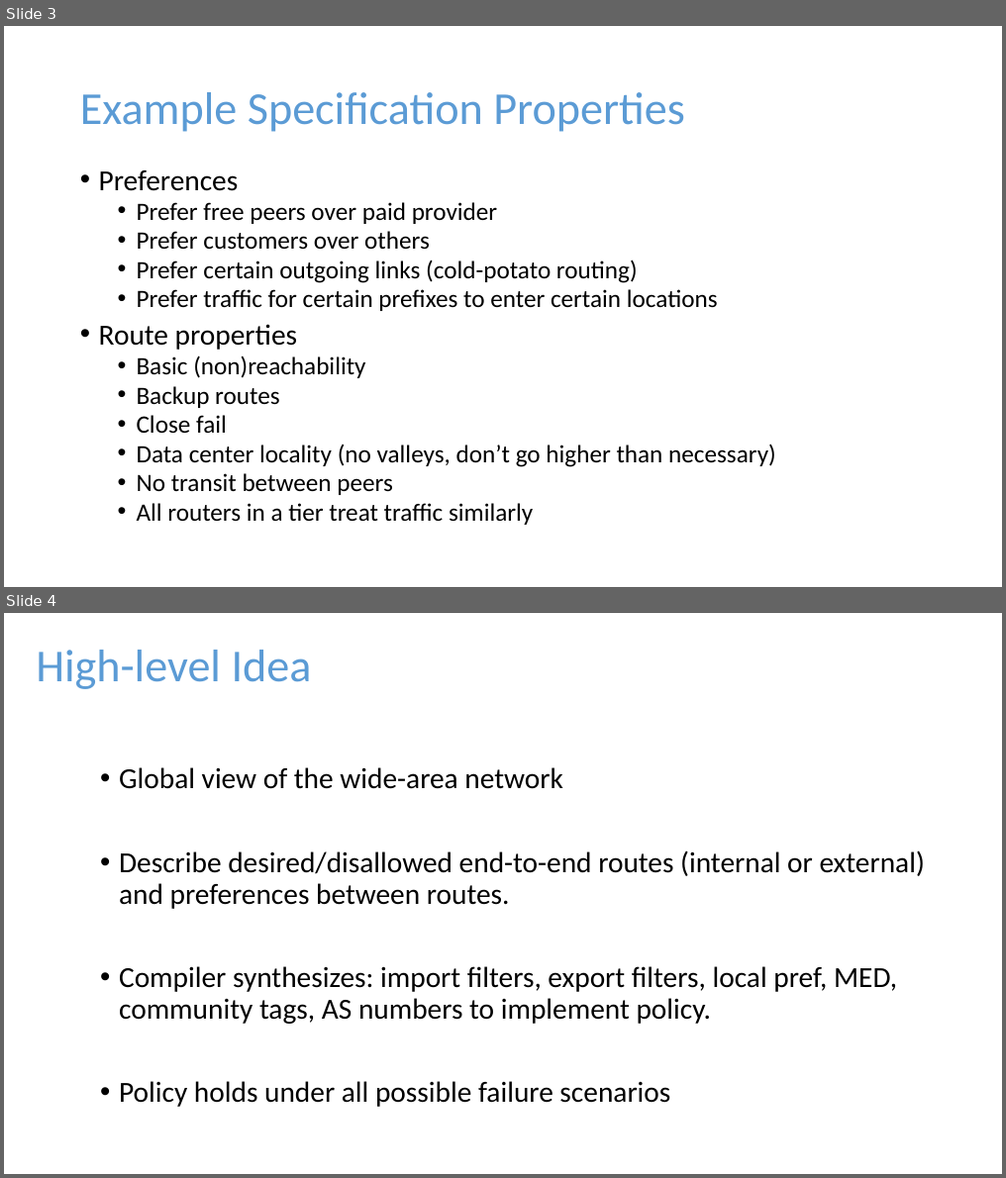
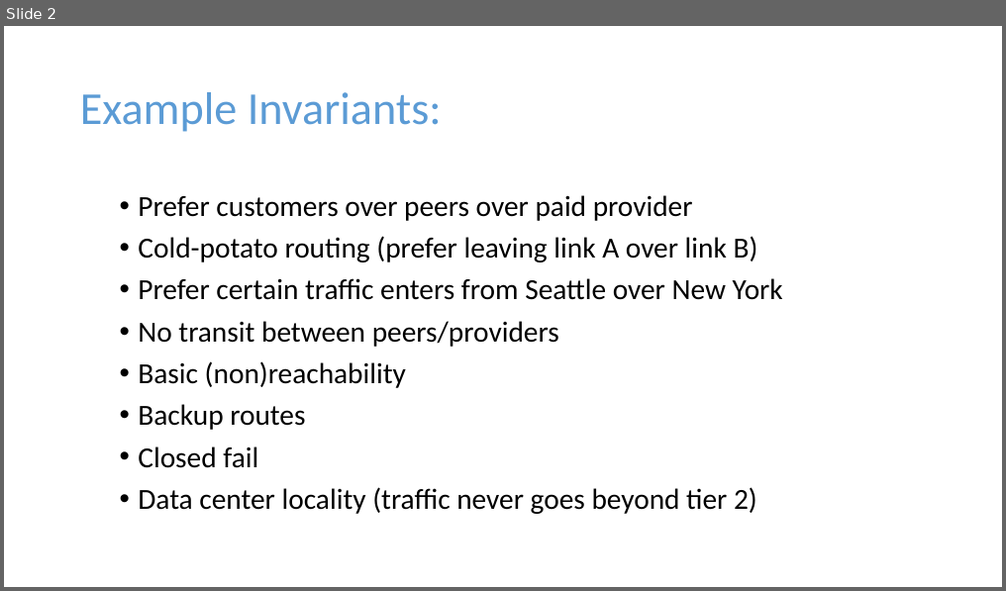
Before and after one commit to rabeckett/propane, a slide deck: notes/demo/Properties.pptx. Shown one above the other, each under a label of ours: slides 3 and 4 before the commit, slide 2 after it. The pictures are 1006x1178 and 1006x591 pixels, drawn with LibreOffice and Linux fonts; fonts in the diff are those of the drawing. Boxes give left, top, right and bottom in pixels: in the first picture for what was removed or moved away, otherwise in the second. Text is boxed around its words. In the diff, an @@ line names an element or a change of style, - is before the commit and + after.

Commit message:
Work with multiple prefixes. Catching more errors. More unit tests. Refactoring code.

```diff
--- a/notes/demo/Properties.pptx
+++ b/notes/demo/Properties.pptx
@@ slide 4 removed at bbox=[4, 613, 1002, 1174], background #FFFFFF @@
@@ title removed at bbox=[36, 650, 312, 689] @@
-High-level Idea
@@ text removed at bbox=[119, 767, 925, 1107] @@
-• Global view of the wide-area network
-• Describe desired/disallowed end-to-end routes (internal or external) and preferences between routes.
-• Compiler synthesizes: import filters, export filters, local pref, MED, community tags, AS numbers to implement policy.
-• Policy holds under all possible failure scenarios
@@ what was slide 3 is now slide 2 @@
@@ slide 2 changed as well @@
@@ title at bbox=[80, 92, 442, 132]: text changed @@
-Example Specification Properties
+Example Invariants:
@@ text "Prefer customers over peers over ...": place and size @@
-text "Prefer customers over peers over ..." at bbox=[99, 171, 776, 525]
+text "Prefer customers over peers over ..." at bbox=[138, 195, 783, 514]
@@ text at bbox=[138, 195, 783, 347]: text changed; size 24 to 28 pt @@
-• Preferences
-  • Prefer free peers over paid provider
-  • Prefer customers over others
-  • Prefer certain outgoing links (cold-potato routing)
-  • Prefer traffic for certain prefixes to enter certain locations
-• Route properties
+• Prefer customers over peers over paid provider
+• Cold-potato routing (prefer leaving link A over link B)
+• Prefer certain traffic enters from Seattle over New York
+• No transit between peers/providers
@@ text at bbox=[138, 362, 406, 430]: size 24 to 28 pt in "Basic (non)reachability", "Backup routes"; list level 2 to 1 in "Basic (non)reachability"; line spacing 0.8 to 0.9; list level 2 to 1 in "Backup routes" @@
@@ text at bbox=[138, 447, 757, 514]: text changed; size 24 to 28 pt @@
-  • Close fail
-  • Data center locality (no valleys, don’t go higher than necessary)
-  • No transit between peers
-  • All routers in a tier treat traffic similarly
+• Closed fail
+• Data center locality (traffic never goes beyond tier 2)
```
Also in this commit, not shown: 7 other slides changed, 4 slides added, 2 other slides removed, 16 other files.
